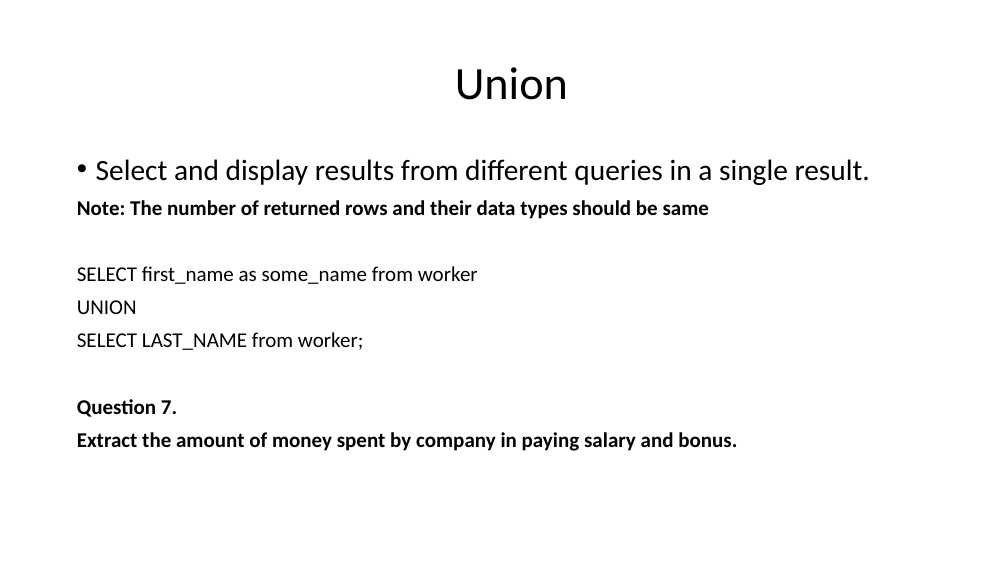
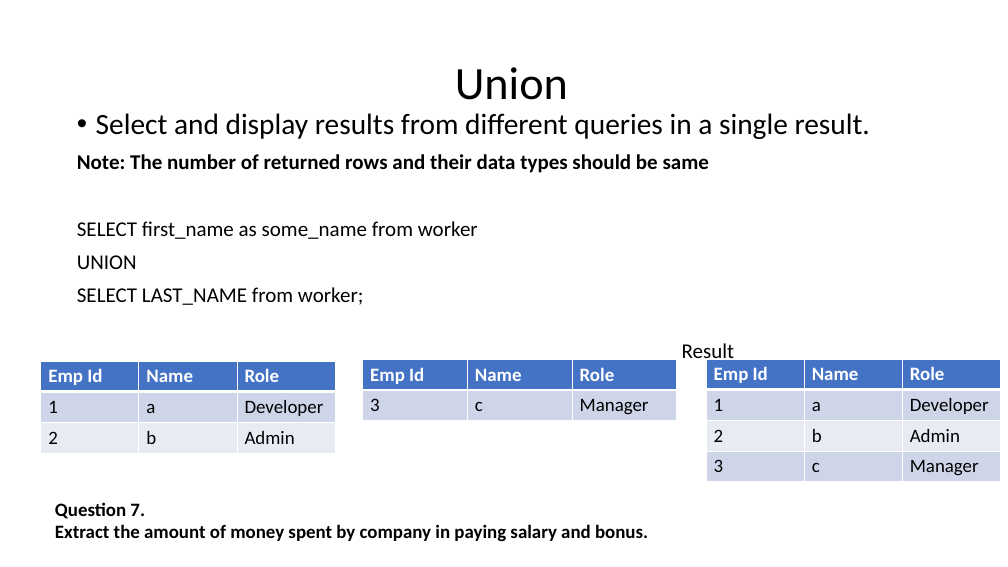
Before and after one commit to vvthakral/data-science-bootcamp, a slide deck: slide 24 of week-2-sql/sql.pptx. Drawn at 1008x567 pixels with LibreOffice and Linux fonts; fonts in the diff are those of the drawing. Boxes give left, top, right and bottom in pixels: in the first picture for what was removed or moved away, otherwise in the second. Text is boxed around its words. In the diff, an @@ line names an element or a change of style, - is before the commit and + after.

Commit message:
updated sql ppt

```diff
--- a/week-2-sql/sql.pptx
+++ b/week-2-sql/sql.pptx
@@ text "Select and display results from ...": place and size @@
-text "Select and display results from ..." at (77, 159, 870, 451)
+text "Select and display results from ..." at (77, 113, 870, 364)
@@ table added at (363, 359, 678, 420), 2 rows, 3 columns @@
+Emp Id | Name | Role
+3 | c | Manager
@@ text at (682, 343, 735, 364): text changed; bold off @@
-Question 7.
-Extract the amount of money spent by company in paying salary and bonus.
+Result
@@ table added at (706, 359, 1001, 482), 4 rows, 3 columns @@
+Emp Id | Name | Role
+1 | a | Developer
+2 | b | Admin
+3 | c | Manager
@@ table added at (41, 361, 336, 454), 3 rows, 3 columns @@
+Emp Id | Name | Role
+1 | a | Developer
+2 | b | Admin
@@ text added at (55, 502, 648, 542), 18 pt, text #000000, bold @@
+Question 7.
+Extract the amount of money spent by company in paying salary and bonus.
```
Also in this commit, not shown: 10 other slides changed, 1 slide removed.
